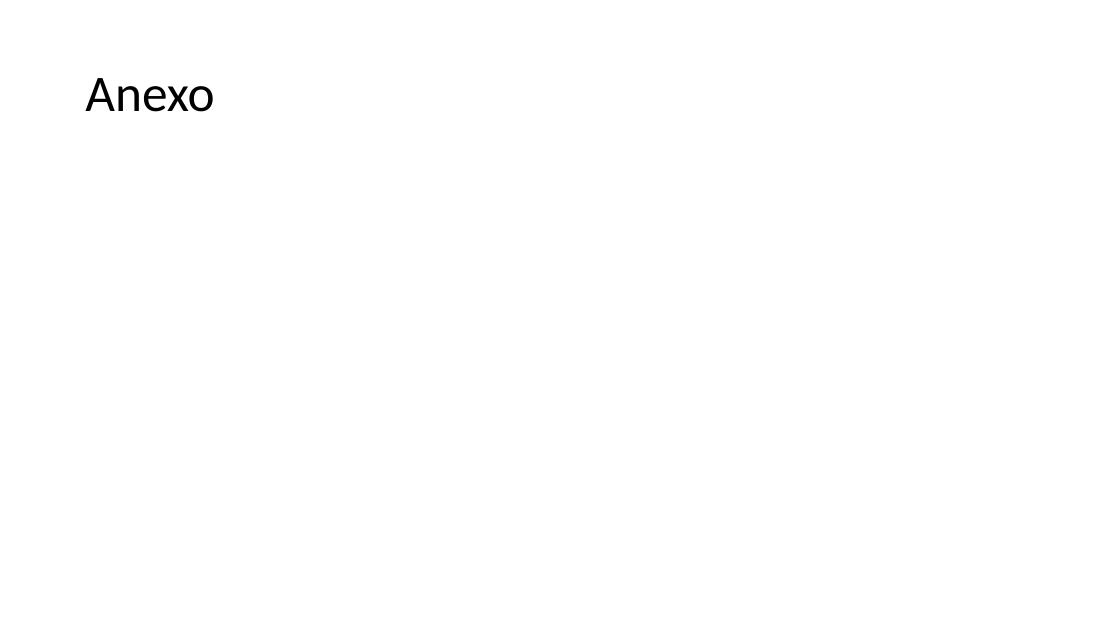
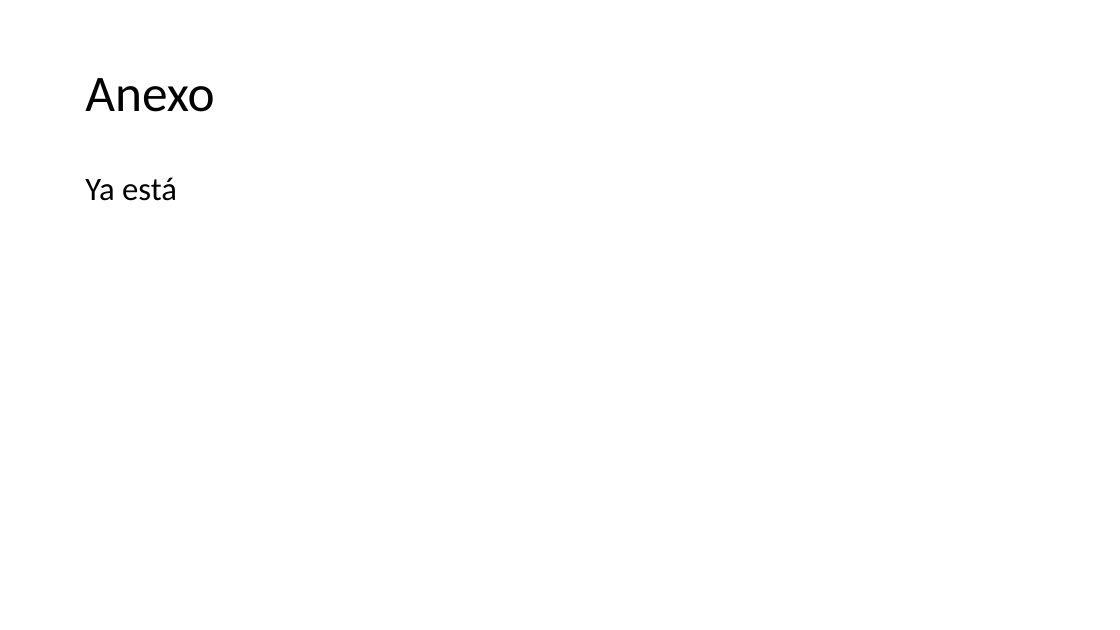
Before and after one commit to TroyAnthonyBarker/1-DAM, a slide deck: slide 18 of Lenguajes de marcas y sistemas de gestión de información/Documentos/Presentacion-Comida/Comida.pptx (slide 5 before the commit). Drawn at 1120x630 pixels with LibreOffice and Linux fonts; fonts in the diff are those of the drawing. Boxes give left, top, right and bottom in pixels: in the first picture for what was removed or moved away, otherwise in the second. Text is boxed around its words. In the diff, an @@ line names an element or a change of style, - is before the commit and + after.

```diff
--- a/Lenguajes de marcas y sistemas de gestión de información/Documentos/Presentacion-Comida/Comida.pptx
+++ b/Lenguajes de marcas y sistemas de gestión de información/Documentos/Presentacion-Comida/Comida.pptx
@@ text added at bbox=[85, 177, 177, 201], 28 pt, text #000000 @@
+Ya está
```
Also in this commit, not shown: 15 slides added, 2 slides removed, 11 other files.
